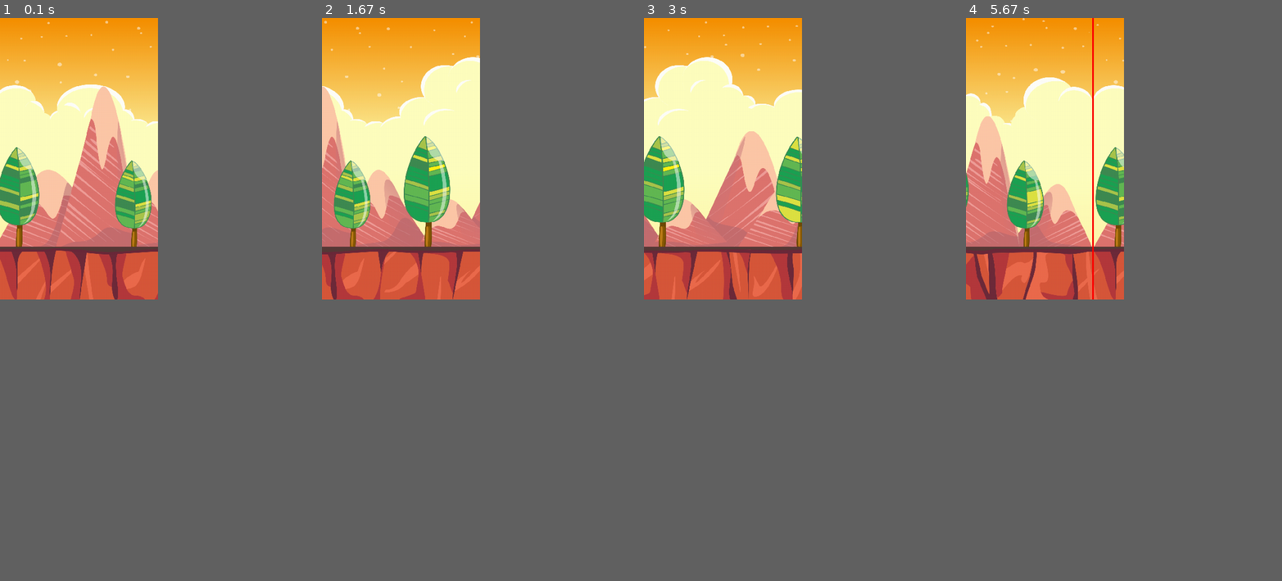
Above: before the commit, frames 1-4 (left to right).
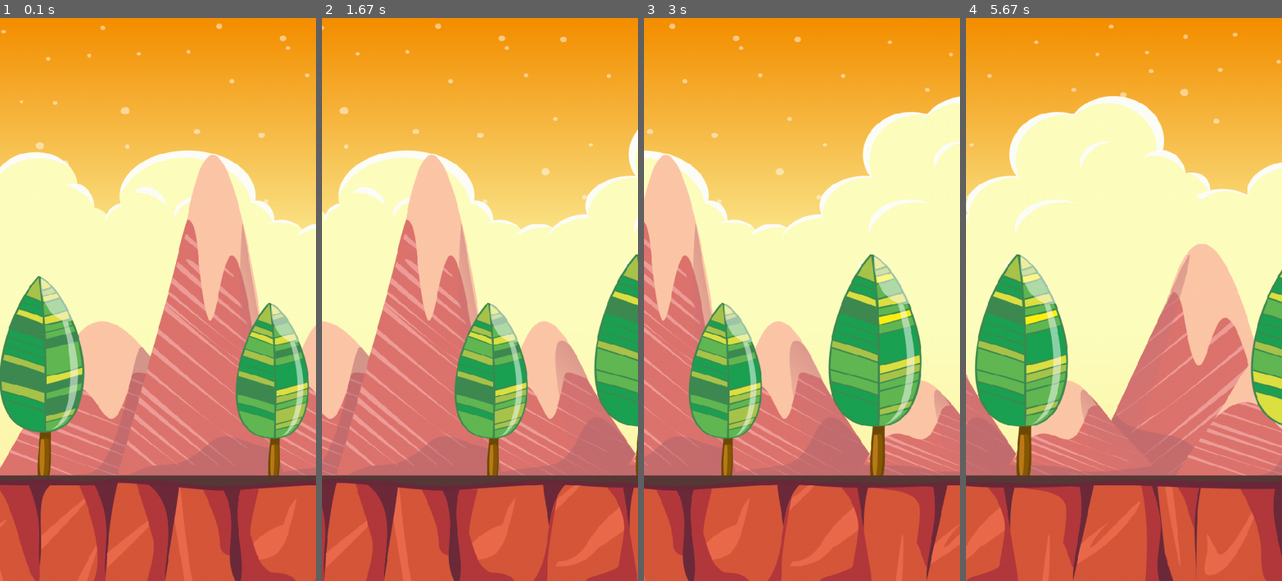
Above: after the commit, the same moments.

Repository: pclbusto/zelda
Game: pygame game, started from scrolling.py
Two runs of this game, one before a commit and one after it. Both use one fixed random seed, a clock stepped at 60 frames per second and the inputs below.
Inputs:
- Up to frame 1 (0.1 s): no input
- Up to frame 2 (1.67 s): no input
- Up to frame 3 (3 s): no input
- Up to frame 4 (5.67 s): no input
In our replay, the window is 253x450 before the commit and 506x900 after it. These sizes can differ from the game's own. Grey fills any space a smaller window leaves; there, only what the larger window draws over its background counts as a difference.

The runs differ from the first frame. In frame 1, 88% of the frame differs, in the area x 0-100%, y 0-100%; in frame 2, 85%; in frame 3, 80%; in frame 4, 77%.

Commit message:
pruebas en arcade

Diff:
--- /dev/null
+++ b/PyToads.py
@@ -0,0 +1,123 @@
+"""
+Platformer Game
+"""
+import arcade
+import os
+import Toad
+# Constants
+SCREEN_WIDTH = 1920
+SCREEN_HEIGHT = 1080
+SCREEN_TITLE = "PyToads - Battletoads reimplementation"
+
+# Constants used to scale our sprites from their original size
+CHARACTER_SCALING = 1
+TILE_SCALING = 0.5
+COIN_SCALING = 0.5
+MOVEMENT_SPEED = 5
+
+class MyGame(arcade.Window):
+    """ Main application class. """
+
+    def __init__(self, width, height, title):
+        """
+        Initializer
+        """
+        super().__init__(width, height, title)
+
+        # Set the working directory (where we expect to find files) to the same
+        # directory this .py file is in. You can leave this out of your own
+        # code, but it is needed to easily run the examples using "python -m"
+        # as mentioned at the top of this program.
+        file_path = os.path.dirname(os.path.abspath(__file__))
+        os.chdir(file_path)
+
+        """ Set up the game and initialize the variables. """
+
+        # Sprite lists
+        self.player_list = None
+        self.coin_list = None
+
+        # Set up the player
+        self.score = 0
+        self.player = None
+
+    def setup(self):
+        self.player_list = arcade.SpriteList()
+        self.coin_list = arcade.SpriteList()
+
+        # Set up the player
+        self.score = 0
+        self.player = Toad.Toad()
+
+        self.player.center_x = SCREEN_WIDTH // 2
+        self.player.center_y = SCREEN_HEIGHT // 2
+        self.player.scale = 0.8
+
+        self.player_list.append(self.player)
+        # Set the background color
+        arcade.set_background_color(arcade.color.AMAZON)
+
+    def on_draw(self):
+        """
+        Render the screen.
+        """
+
+        # This command has to happen before we start drawing
+        arcade.start_render()
+
+        # Draw all the sprites.
+        self.coin_list.draw()
+        self.player_list.draw()
+
+        # Put the text on the screen.
+        output = f"Score: {self.score}"
+        arcade.draw_text(output, 10, 20, arcade.color.WHITE, 14)
+
+    def on_key_press(self, key, modifiers):
+        """
+        Called whenever a key is pressed.
+        """
+        if key == arcade.key.UP:
+            self.player.change_y = MOVEMENT_SPEED
+        elif key == arcade.key.DOWN:
+            self.player.change_y = -MOVEMENT_SPEED
+        elif key == arcade.key.LEFT:
+            self.player.change_x = -MOVEMENT_SPEED
+        elif key == arcade.key.RIGHT:
+            self.player.change_x = MOVEMENT_SPEED
+
+    def on_key_release(self, key, modifiers):
+        """
+        Called when the user releases a key.
+        """
+        if key == arcade.key.UP or key == arcade.key.DOWN:
+            self.player.change_y = 0
+        elif key == arcade.key.LEFT or key == arcade.key.RIGHT:
+            self.player.change_x = 0
+
+    def on_update(self, delta_time):
+        """ Movement and game logic """
+
+        self.coin_list.update()
+        self.coin_list.update_animation()
+        self.player_list.update()
+        self.player_list.update_animation()
+
+        # Generate a list of all sprites that collided with the player.
+        hit_list = arcade.check_for_collision_with_list(self.player, self.coin_list)
+
+        # Loop through each colliding sprite, remove it, and add to the score.
+        for coin in hit_list:
+            coin.remove_from_sprite_lists()
+            self.score += 1
+
+
+def main():
+    """ Main method """
+    window = MyGame(SCREEN_WIDTH, SCREEN_HEIGHT, SCREEN_TITLE)
+    window.setup()
+    arcade.run()
+
+
+if __name__ == "__main__":
+    main()
--- /dev/null
+++ b/Toad.py
@@ -0,0 +1,46 @@
+import  arcade
+
+SPRITE_SCALING = 1
+CHARACTER_SCALING = 1
+TEXTURE_RIGHT = True
+# Constants used to track if the player is facing left or right
+RIGHT_FACING = 0
+LEFT_FACING = 1
+UPDATES_PER_FRAME = 7
+
+class Toad(arcade.Sprite):
+    def __init__(self):
+        super().__init__()
+        self.character_face_direction = RIGHT_FACING
+        # Track out state
+        self.jumping = False
+        self.walking = False
+        self.running = False
+        self.swimming = False
+        self.standup = True
+        self.hanging = False
+        self.climbing = False
+        self.is_on_ladder = False
+        self.cur_texture = 0
+        self.scale = CHARACTER_SCALING
+        image_source_parado = "Megaman/toad_parado_0{}.png"
+        image_source_corriendo = "Megaman/toad_corriendo_0{}.png"
+
+        self.texturas_parado = []
+        for i in range(1, 80):
+            idle_texture_pair = arcade.load_texture_pair(image_source_parado.format(1))
+            self.texturas_parado.append(idle_texture_pair)
+        for i in range(1, 32):
+            idle_texture_pair = arcade.load_texture_pair(image_source_parado.format(2))
+            self.texturas_parado.append(idle_texture_pair)
+        print(len(self.texturas_parado))
+        self.texturas_corriendo = []
+        for i in range(1, 6):
+            running_texture_pair = arcade.load_texture_pair(image_source_corriendo.format(i))
+            self.texturas_corriendo.append(running_texture_pair)
+
+    def update(self):
+        self.cur_texture += 1
+        self.cur_texture %= 54*2
+        print(self.cur_texture)
+        self.texture = self.texturas_parado[self.cur_texture][self.character_face_direction]
--- a/scrolling.py
+++ b/scrolling.py
@@ -16,7 +16,7 @@
 
 
 # define display surface
-W, H = 576//2, 1024//2
+W, H = 576, 1024
 HW, HH = W / 2, H / 2
 AREA = W * H
 
@@ -27,9 +27,11 @@
 CLOCK = pygame.time.Clock()
 DS = pygame.display.set_mode((W, H))
 pygame.display.set_caption("code.Pylet - Scrolling Background Image")
-FPS = 120
+FPS = 200
 
-bkgd = pygame.transform.scale(pygame.image.load("mountains.png").convert(), (910, 1024//2))
+#bkgd = pygame.transform.scale(pygame.image.load("mountains.png").convert(), (910, 1024//2))
+bkgd = pygame.image.load("mountains.png").convert()
+
 x = 0
 
 # main loop
--- /dev/null
+++ b/scrolling_arcade.py
@@ -0,0 +1,105 @@
+import arcade
+
+SCREEN_WIDTH = 9
+SCREEN_HEIGHT = 9
+
+class Ball:
+    """ This class manages a ball bouncing on the screen. """
+
+    def __init__(self, position_x, position_y, change_x, change_y, radius, color):
+        """ Constructor. """
+
+        # Take the parameters of the init function above, and create instance variables out of them.
+        self.position_x = position_x
+        self.position_y = position_y
+        self.change_x = change_x
+        self.change_y = change_y
+        self.radius = radius
+        self.color = color
+        self.background = arcade.load_texture("artic_cavern.png")
+
+        #self.background = arcade.Sprite("mountains.png", 1)
+        self.background_x = 0
+        self.background_y = 0
+
+    def draw(self):
+        """ Draw the balls with the instance variables we have. """
+
+
+        arcade.draw_lrwh_rectangle_textured(self.background_x, 0,
+                                            self.background.width, self.background.height,
+                                            self.background)
+        if (self.background_x%self.background.width)< self.background.width-SCREEN_WIDTH:
+            arcade.draw_lrwh_rectangle_textured(self.background_x+self.background.width, 0,
+                                                self.background.width, self.background.height,
+                                                self.background)
+            arcade.draw_lines(
+                [(self.background_x + self.background.width, 0), (self.background_x + self.background.width,
+                                                                  SCREEN_HEIGHT)], arcade.color.RED, 2)
+
+        arcade.draw_circle_filled(self.position_x, self.position_y, self.radius, self.color)
+
+    def update(self):
+        """ Code to control the ball's movement. """
+        # rel_x = x % bkgd.get_rect().width
+        # DS.blit(bkgd, (rel_x - bkgd.get_rect().width, 0))
+        # if rel_x < W:
+        #     DS.blit(bkgd, (rel_x, 0))
+        # x -= 2
+        # pygame.draw.line(DS, (255, 0, 0), (rel_x, 0), (rel_x, H), 3)
+
+        self.background_x -= 4
+        self.background_x %= self.background.width
+        self.background_x -= self.background.width
+        # Move the ball
+        self.position_y += self.change_y
+        self.position_x += self.change_x
+
+        # See if the ball hit the edge of the screen. If so, change direction
+        if self.position_x < self.radius:
+            self.change_x *= -1
+
+        if self.position_x > SCREEN_WIDTH - self.radius:
+            self.change_x *= -1
+
+        if self.position_y < self.radius:
+            self.change_y *= -1
+
+        if self.position_y > SCREEN_HEIGHT - self.radius:
+            self.change_y *= -1
+
+
+class MyGame(arcade.Window):
+    """ My window class. """
+
+    def __init__(self, width, height, title):
+        """ Constructor. """
+        # Call the parent class's init function
+        super().__init__(width, height, title)
+        arcade.set_background_color(arcade.color.ASH_GREY)
+        self.set_vsync(True)
+        # Create our ball
+        self.ball = Ball(50, 50, 3, 3, 15, arcade.color.AUBURN)
+        self.set_update_rate(1/60)
+
+    def on_draw(self):
+        """ Called whenever we need to draw the window. """
+        arcade.start_render()
+        self.ball.draw()
+
+    def update(self, delta_time):
+        """ Called to update our objects. Happens approximately 60 times per second."""
+        self.ball.update()
+
+
+def main():
+    global SCREEN_WIDTH, SCREEN_HEIGHT
+    bg = arcade.Sprite("artic_cavern.png", 1)
+    SCREEN_WIDTH = 576 #bg._width//2
+    SCREEN_HEIGHT = 1000
+    window = MyGame(SCREEN_WIDTH, SCREEN_HEIGHT, "Drawing Example")
+
+    arcade.run()
+
+
+main()
--- a/testSprites.py
+++ b/testSprites.py
@@ -92,7 +92,7 @@
 addImage(list_right_stand, megaman, 440, 0, 490, 71, False)
 addImage(list_right_stand, megaman, 506, 0, 555, 71, False)
 addImage(list_left_stand, megaman, 440, 0, 490, 71, True)
-addImage(list_left_stand, megaman, 506, 0, 555, 71, True)
+addImage(list_left_stand, megaman, 506, 0, 556, 71, True)
 # addImage(list_right_stand, megaman,54,19,73,41,True)
 
 # addImage(list_left_stand, megaman,4,19,23,41,False)
@@ -158,19 +158,38 @@
 cantidad_elementos = 0
 lista_movimientos = []
 pygame.key.set_repeat(0)
+pygame.joystick.init()
+print("Cantidad de Joysticks: {}".format(pygame.joystick.get_count()))
+if pygame.joystick.get_count() > 0:
+    joy = pygame.joystick.Joystick(0)
+    joy.init()
+    print("Nombre: {}".format(joy.get_name()))
+
+
+
 # -------- Bucle principal del Programa -----------
 while not hecho:
     # --- Bucle principal de eventos
+    lista = pygame.key.get_pressed()
+
     for evento in pygame.event.get():
+        evento.key = 0
         if evento.type == pygame.QUIT:
             hecho = True
         if evento.type == pygame.KEYUP:
             CORRIENDO = 1
             delta = 0.15
-
-        if evento.type == pygame.KEYDOWN:
+        if evento.type == pygame.JOYAXISMOTION:
+            evento.key = 0
+            if joy.get_axis(2) > 0:
+                evento.key = KEY_DERECHA
+                #lista[KEY_DERECHA] = 1
+            elif joy.get_axis(2) < 0:
+                evento.key = KEY_IZQUIERDA
+                #lista[KEY_IZQUIERDA] = 1
+
             if CORRIENDO == 1:
-                if cantidad_ticks_desde_posible_doble > sensibilidad_doble_presionado:
+                if cantidad_ticks_desde_posible_doble < sensibilidad_doble_presionado:
                     lista_movimientos.clear()
                     cantidad_ticks_desde_posible_doble = 0
                 lista_movimientos.append(evento.key)
@@ -182,6 +201,42 @@
                         CORRIENDO = 2
                         delta = 0.25
 
+            if CORRIENDO == 2 and direccion == DIRECCION_DERECHA and evento.key == KEY_IZQUIERDA:
+                CORRIENDO = 1
+                delta = 0.15
+            elif CORRIENDO == 2 and direccion == DIRECCION_IZQUIERDA and evento.key == KEY_DERECHA:
+                CORRIENDO = 1
+                delta = 0.15
+
+            #print(joy.get_numaxes())
+            #help(evento)
+            print(evento)
+            #print(evento.key)
+        if evento.type == pygame.JOYBUTTONDOWN:
+            pass
+
+        if evento.type == pygame.KEYDOWN:
+            if CORRIENDO == 1:
+                if cantidad_ticks_desde_posible_doble < sensibilidad_doble_presionado:
+                    lista_movimientos.clear()
+                    cantidad_ticks_desde_posible_doble = 0
+                lista_movimientos.append(evento.key)
+
+        if len(lista_movimientos) > 10:
+            del(lista_movimientos[0])
+        if len(lista_movimientos) > 2:
+            print(lista_movimientos[-2:-1][0],  lista_movimientos[-3:-2][0])
+            if lista_movimientos[-2:-1][0] == lista_movimientos[-3:-2][0]:
+                CORRIENDO = 2
+                delta = 0.25
+
+        if CORRIENDO == 2 and direccion == DIRECCION_DERECHA and evento.key == KEY_IZQUIERDA:
+            CORRIENDO = 1
+            delta = 0.15
+        elif CORRIENDO == 2 and direccion == DIRECCION_IZQUIERDA and evento.key == KEY_DERECHA:
+            CORRIENDO = 1
+            delta = 0.15
+
             #print("KEYDOWN {}".format(evento.key))
         cantidad_ticks_desde_posible_doble += 1
 
@@ -203,7 +258,7 @@
 
     incremento = (VEL_CORRER_X * CORRIENDO)
 
-    if lista[KEY_IZQUIERDA] == 1:
+    if lista[KEY_IZQUIERDA] == 1 or evento.key == KEY_IZQUIERDA:
         index_frame_corriendo = int(delta_acumulado) % len(list_left_run)
         delta_acumulado -= delta
         x -= incremento
@@ -220,7 +275,7 @@
     #         CORRIENDO = 1
 
 
-    if lista[KEY_DERECHA] == 1:
+    if lista[KEY_DERECHA] == 1 or evento.key == KEY_DERECHA:
         index_frame_corriendo = int(delta_acumulado) % len(list_left_run)
         delta_acumulado += delta
         x += incremento
Binary file changed: Megaman/sprites battletoad.png
Binary file added: artic_cavern.png
